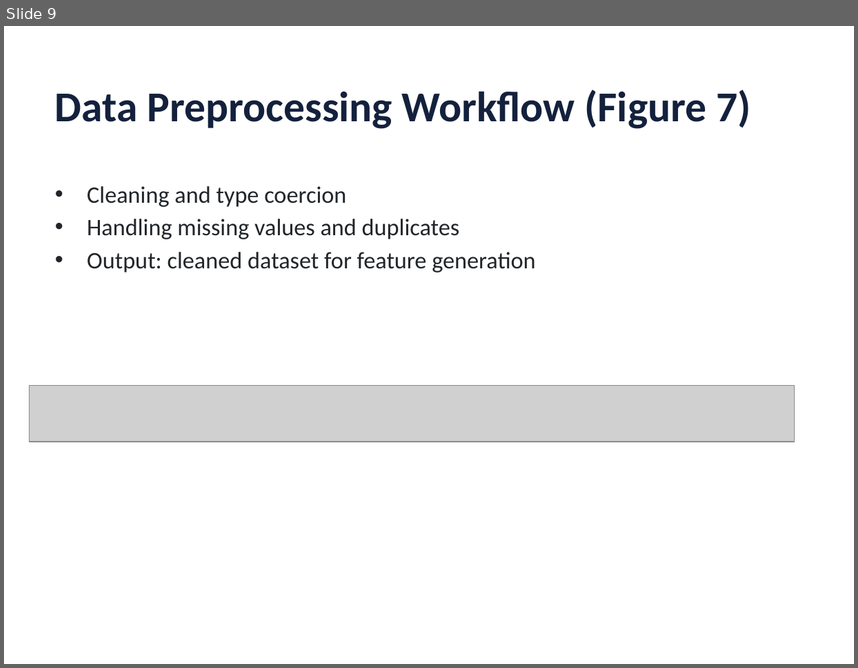
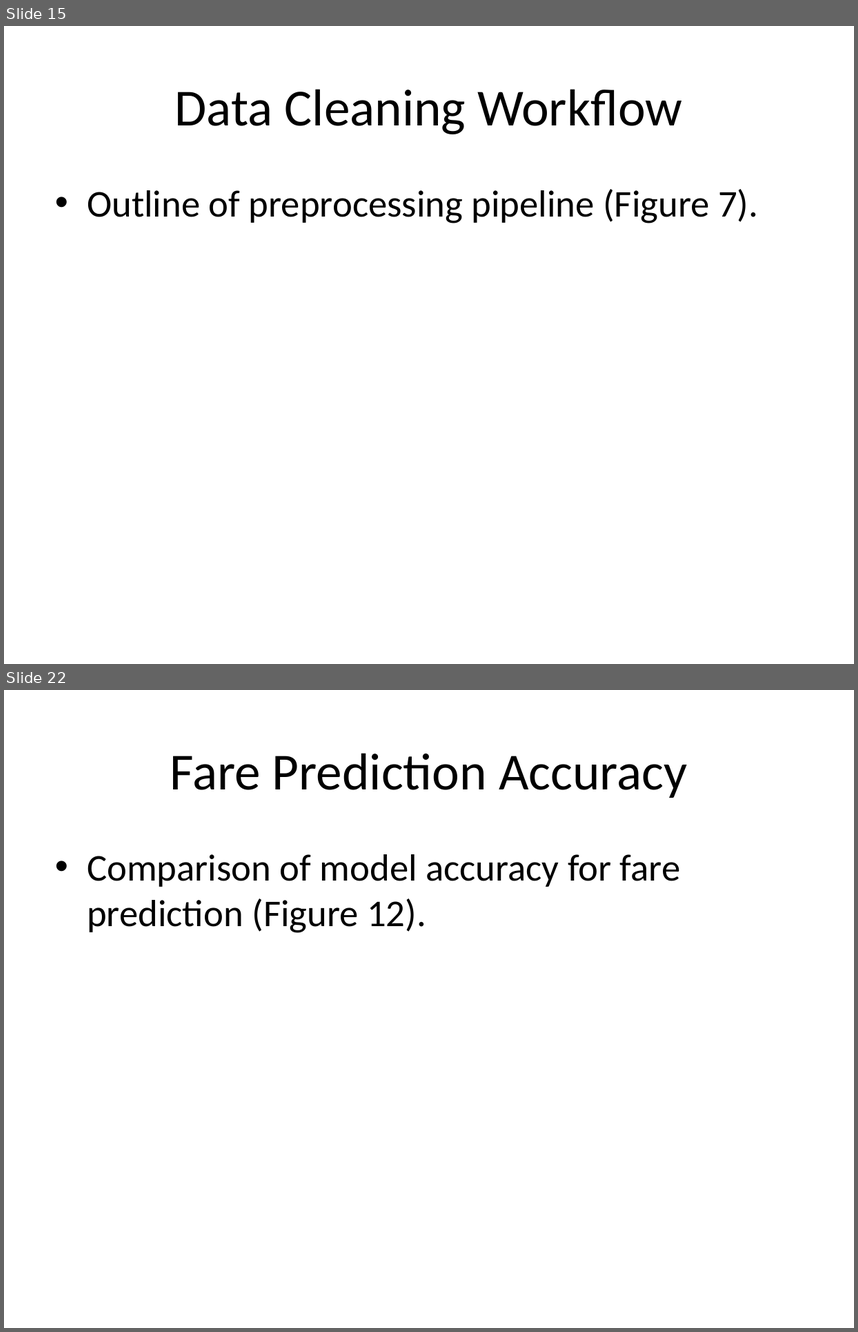
Before and after one commit to kangss1/Project-Uber, a slide deck: Thesis/Machine_Learning_Based_Forecasting_RideHailing_DelhiNCR.pptx. Shown one above the other, each under a label of ours: slide 9 before the commit, slides 15 and 22 after it; the slides between them are not shown. The pictures are 858x668 and 858x1332 pixels, drawn with LibreOffice and Linux fonts; fonts in the diff are those of the drawing; grey boxes stand for pictures. Boxes give left, top, right and bottom in pixels: in the first picture for what was removed or moved away, otherwise in the second. Text is boxed around its words. In the diff, an @@ line names an element or a change of style, - is before the commit and + after.

```diff
--- a/Thesis/Machine_Learning_Based_Forecasting_RideHailing_DelhiNCR.pptx
+++ b/Thesis/Machine_Learning_Based_Forecasting_RideHailing_DelhiNCR.pptx
@@ slide 22 added at [4,690,854,1328], background #FFFFFF @@
@@ title added at [170,753,687,798], 44 pt, text #000000 @@
+Fare Prediction Accuracy
@@ text added at [87,854,681,933], 32 pt, text #000000 @@
+• Comparison of model accuracy for fare prediction (Figure 12).
@@ what was slide 9 is now slide 15 @@
@@ slide 15 changed as well @@
@@ title at [175,89,682,134]: text changed; size 36 to 44 pt; text colour #14213D to #000000; bold off @@
-Data Preprocessing Workflow (Figure 7)
+Data Cleaning Workflow
@@ text at [87,189,758,223]: text changed; size 20 to 32 pt; text colour #212529 to #000000 @@
-• Cleaning and type coercion
-• Handling missing values and duplicates
-• Output: cleaned dataset for feature generation
+• Outline of preprocessing pipeline (Figure 7).
@@ picture removed at [30,385,795,441] @@
```
Also in this commit, not shown: 38 other slides added, 24 slides removed, 12 other files.
